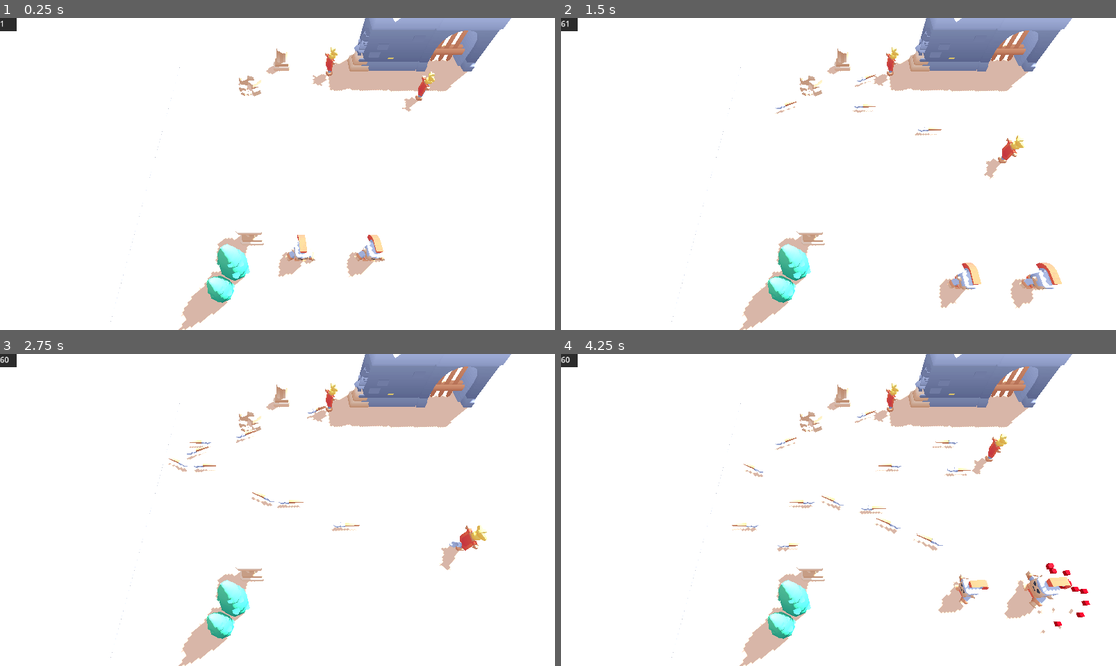
Above: before the commit, frames 1-4 (two rows, left to right).
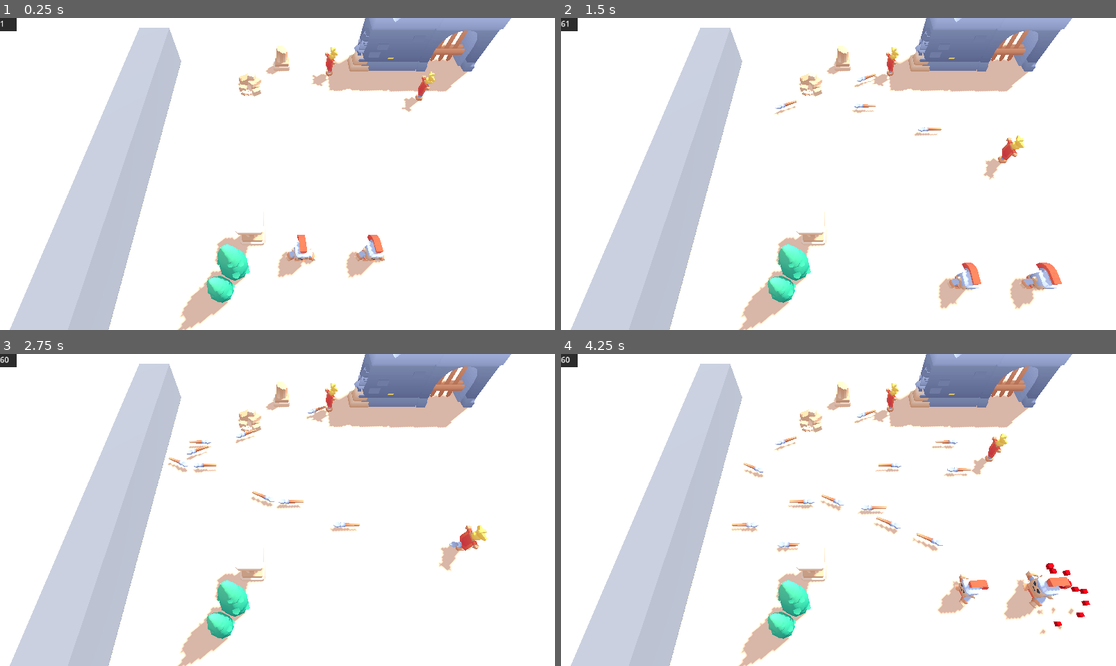
Above: after the commit, the same moments.

Repository: thgil/ballpit
Game: Godot game, scene res://scenes/main.tscn
Same seed, same stepped clock (60 frames per second), same inputs: the game is played once before the commit and once after it.
Inputs:
- Up to frame 1 (0.25 s): no input
- Up to frame 2 (1.5 s): tap Enter (ui_accept) at 0.5, 0.77 s; hold Right (ui_right) 0.53-1.28 s; hold Down (ui_down) from 1.28 s (still down)
- Up to frame 3 (2.75 s): tap Enter (ui_accept) at 1.52 s; release Down (ui_down) at 2.03 s; hold Right (ui_right) from 2.03 s (still down)
- Up to frame 4 (4.25 s): release Right (ui_right) at 2.78 s; hold Up (ui_up) 2.78-3.53 s; tap Enter (ui_accept) at 3.02, 3.77 s; hold Left (ui_left) from 3.53 s (still down)

The runs differ from the first frame. In frame 1, 14% of the frame differs, in the area x 1-86%, y 0-100%; in frame 2, 15%; in frame 3, 14%; in frame 4, 15%, in the area x 1-96%, y 0-100%.

Commit message:
Changes renderer

Diff:
--- a/scenes/main.tscn
+++ b/scenes/main.tscn
@@ -45,7 +45,7 @@
 
 [node name="Sun" type="DirectionalLight3D" parent="."]
 transform = Transform3D(-0.642788, -0.586824, 0.492404, 0, 0.642788, 0.766044, -0.766045, 0.492404, -0.413176, 0, 0, 0)
-light_energy = 1.47
+light_energy = 0.25
 shadow_enabled = true
 shadow_blur = 0.5
 directional_shadow_split_1 = 0.05
